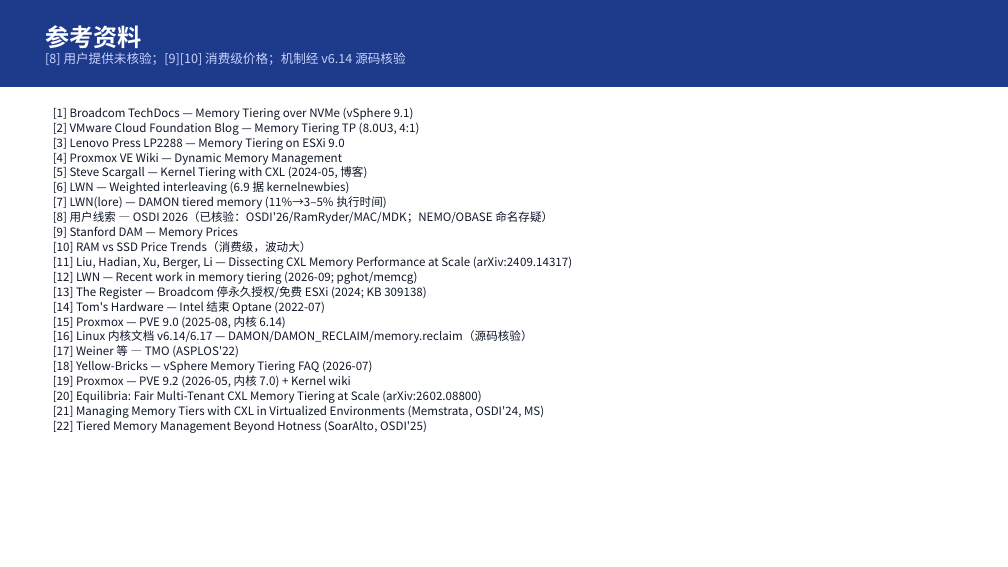
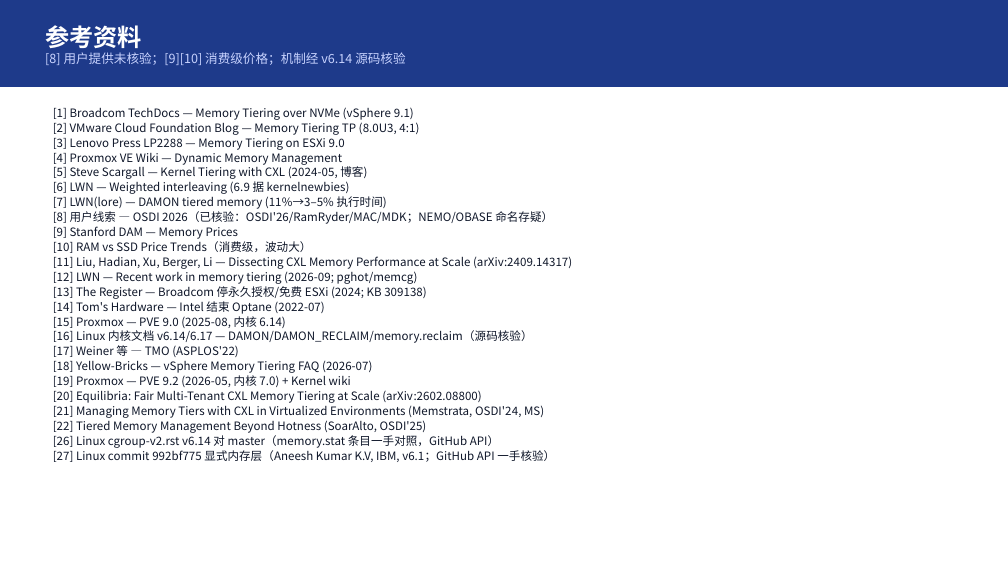
Before and after one commit to turtacn/storm, a slide deck: slide 15 of docs/harness-sop/examples/memory-tiring-p2v/mt-v1.pptx. Drawn at 1008x567 pixels with LibreOffice and Linux fonts; fonts in the diff are those of the drawing. Boxes give left, top, right and bottom in pixels: in the first picture for what was removed or moved away, otherwise in the second. Text is boxed around its words. In the diff, an @@ line names an element or a change of style, - is before the commit and + after.

```diff
--- a/docs/harness-sop/examples/memory-tiring-p2v/mt-v1.pptx
+++ b/docs/harness-sop/examples/memory-tiring-p2v/mt-v1.pptx
@@ text at bbox=[53, 435, 555, 462]: paragraphs added @@
+[26] Linux cgroup-v2.rst v6.14 对 master（memory.stat 条目一手对照，GitHub API）
+[27] Linux commit 992bf775 显式内存层（Aneesh Kumar K.V, IBM, v6.1；GitHub API 一手核验）
```
Also in this commit, not shown: 3 other slides changed, 6 other files.
